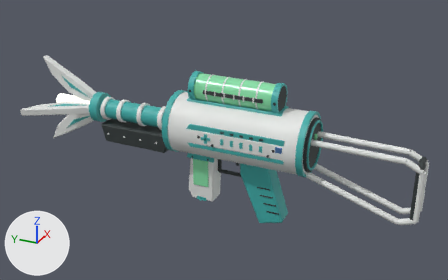
One commit to the glTF model design/weapon-models-20261111/out/medic/medic_2.glb: the scene before it, then after it.
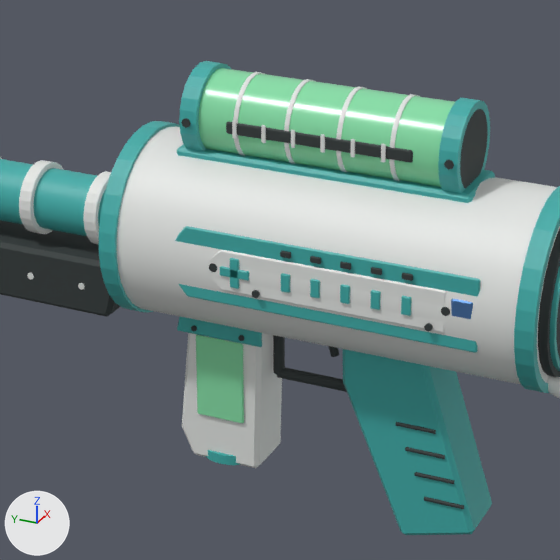
Old and new are each drawn whole from a 50 mm camera at (-1.053, -0.411, 0.547) aimed at (0.01, 0.068, 0.015) and again close up on the part from 29% to 69% of the width and 18% to 83% of the height. Lighting does not change. The marker at lower left points along +X, +Y and +Z. The first two pictures are the older version. Vertices at exactly the same position are counted once.

Names of what the first close-up shows: 'Weapon_medic_v1'.
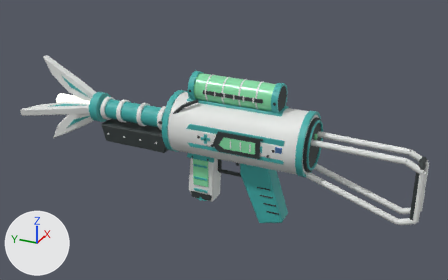
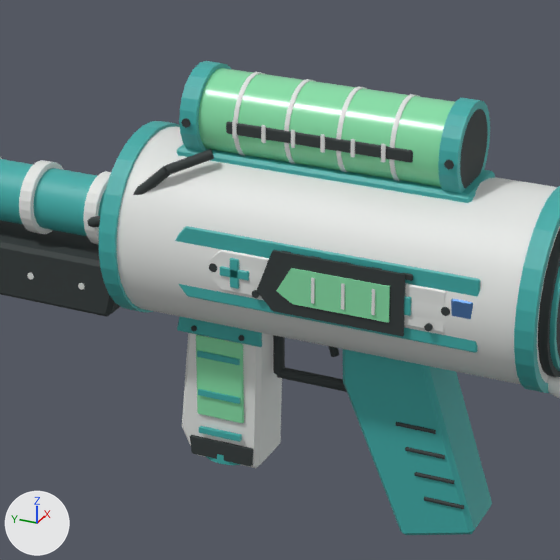
What differs and where, as boxes [x1, y1, x2, y2] in the close-ups (560 x 560 px):
part 1 of me_cone, added: after [371, 289, 375, 315]
part 2 of me_cone, added: after [341, 283, 345, 310]
part 3 of me_cone, added: after [311, 278, 315, 304]
part 4 of me_cone, added: after [197, 351, 240, 365]
part 5 of me_cone, added: after [198, 389, 240, 404]
part 6 of me_cone, added: after [199, 426, 242, 442]
part 7 of me_cone, added: after [88, 149, 405, 337]
part 8 of me_cone, added: after [190, 435, 253, 467]

Diff of the bpy script that builds the scene:
```diff
--- a/design/weapon-models-20261111/out/medic/medic_2.glb.py
+++ b/design/weapon-models-20261111/out/medic/medic_2.glb.py
@@ me_cone @@
 # used by ob_weapon_medic_v1; location = (0.0, 0.0, 0.0)
-me_cone.from_pydata(...)  # 4042 vertices, 7596 faces; spans x -0.099..0.099, y -0.336..0.499, z -0.144..0.158
+me_cone.from_pydata(...)  # 4290 vertices, 7988 faces; spans x -0.099..0.099, y -0.336..0.499, z -0.144..0.158
+# me_cone part 1: a new loose piece, a box spanning x -0.066..-0.065, y -0.021..-0.019, z 0.0375..0.0545, in mat_ceramic_white (white #e5e7e5)
+# me_cone part 2: a new loose piece, a box spanning x -0.066..-0.065, y -0.001..0.001, z 0.0375..0.0545, in mat_ceramic_white (white #e5e7e5)
+# me_cone part 3: a new loose piece, a box spanning x -0.066..-0.065, y 0.019..0.021, z 0.0375..0.0545, in mat_ceramic_white (white #e5e7e5)
+# me_cone part 4: a new loose piece, a box spanning x -0.0235..-0.0205, y 0.0915..0.1225, z -0.04..-0.036, in mat_paint_teal (cyan #3fadaa)
+# me_cone part 5: a new loose piece, a box spanning x -0.0235..-0.0205, y 0.0915..0.1225, z -0.069..-0.065, in mat_paint_teal (cyan #3fadaa)
+# me_cone part 6: a new loose piece, a box spanning x -0.0235..-0.0205, y 0.0915..0.1225, z -0.098..-0.094, in mat_paint_teal (cyan #3fadaa)
+# me_cone part 7: 136 vertices added at x -0.065..0.065, y -0.039..0.2, z 0.026..0.113
+# me_cone part 8: 16 vertices added at x -0.023..0.023, y 0.083..0.13, z -0.116..-0.103
+# other edits to the shape of me_cone do not show in these pictures
 me_cone.materials.append(mat_ceramic_white)
```
